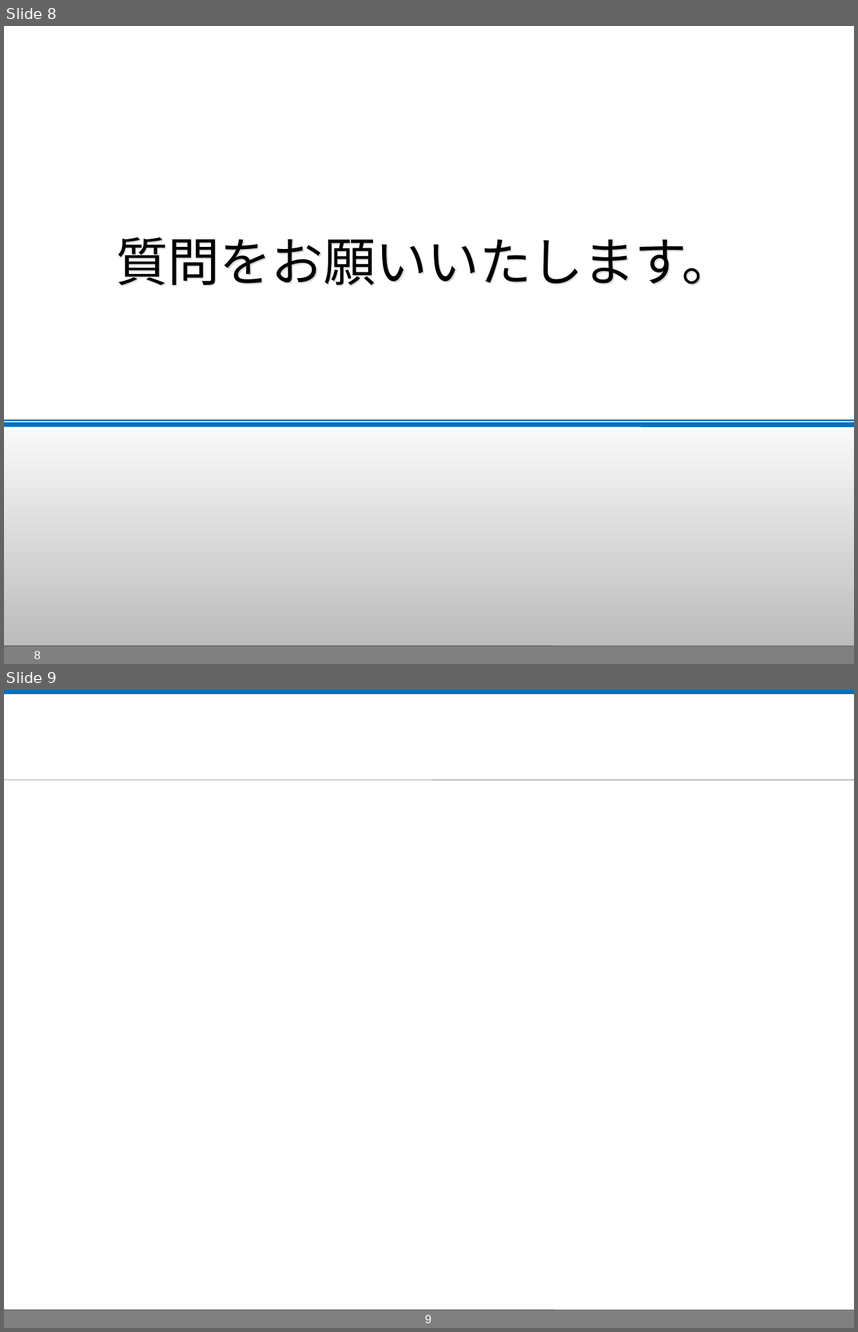
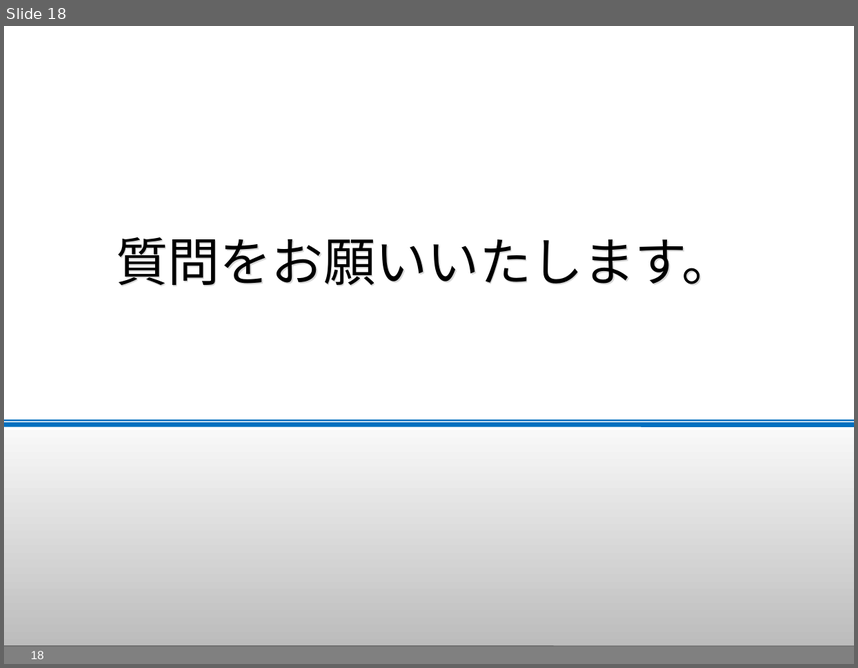
Before and after one commit to masa-ito/ProtoToPoisson, a slide deck: doc/第57回プログラミング・シンポジウム/presentationAtJaxaOn10Dec2015/ProtoFVM_PresentationAtJaxaOn10Dec2015.ppt. Shown one above the other, each under a label of ours: slides 8 and 9 before the commit, slide 18 after it. The pictures are 858x1332 and 858x668 pixels, drawn with LibreOffice and Linux fonts; fonts in the diff are those of the drawing; background and template pictures are left out. Boxes give left, top, right and bottom in pixels: in the first picture for what was removed or moved away, otherwise in the second. Text is boxed around its words. In the diff, an @@ line names an element or a change of style, - is before the commit and + after.

```diff
--- a/doc/第57回プログラミング・シンポジウム/presentationAtJaxaOn10Dec2015/ProtoFVM_PresentationAtJaxaOn10Dec2015.ppt
+++ b/doc/第57回プログラミング・シンポジウム/presentationAtJaxaOn10Dec2015/ProtoFVM_PresentationAtJaxaOn10Dec2015.ppt
@@ slide 9 removed at [4, 690, 854, 1328], background #FFFFFF; not listed: 3 template elements that a slide beside it also shows @@
@@ rectangle removed at [4, 691, 854, 693] @@
@@ line removed from (4, 780) to (854, 780) @@
@@ page number removed at [425, 1314, 432, 1323] @@
-9
@@ what was slide 8 is now slide 18 @@
@@ page number at [31, 650, 44, 659]: text changed @@
-8
+18
```
Also in this commit, not shown: 4 slides changed, 15 slides added, 2 other slides removed.
